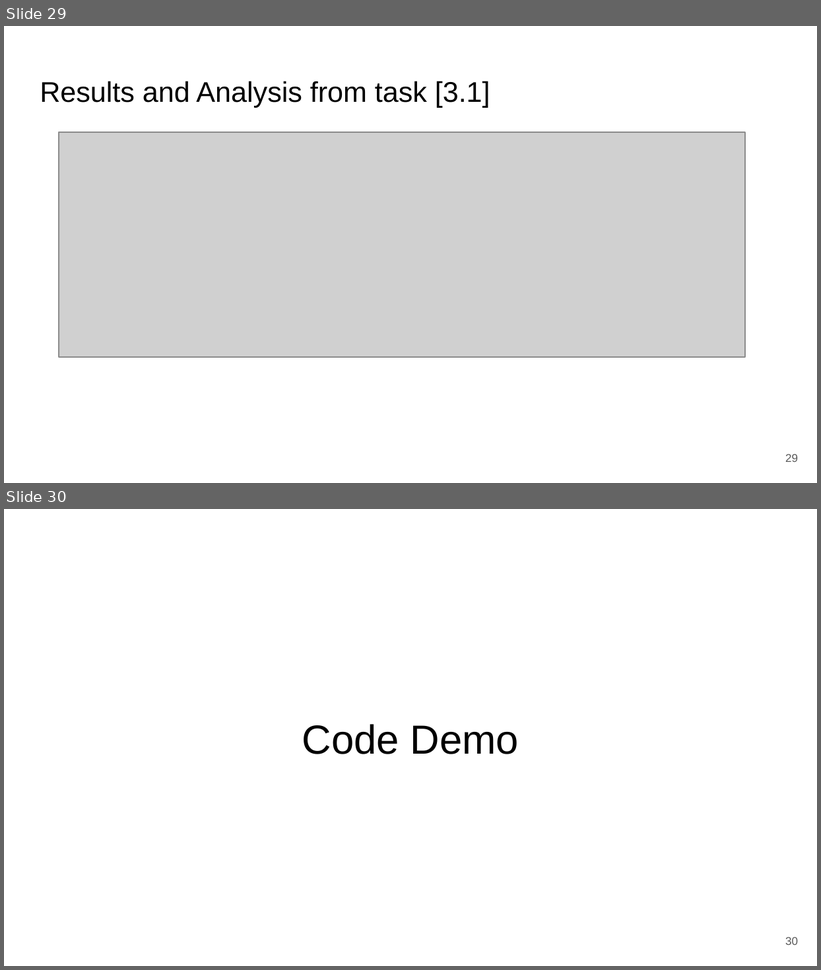
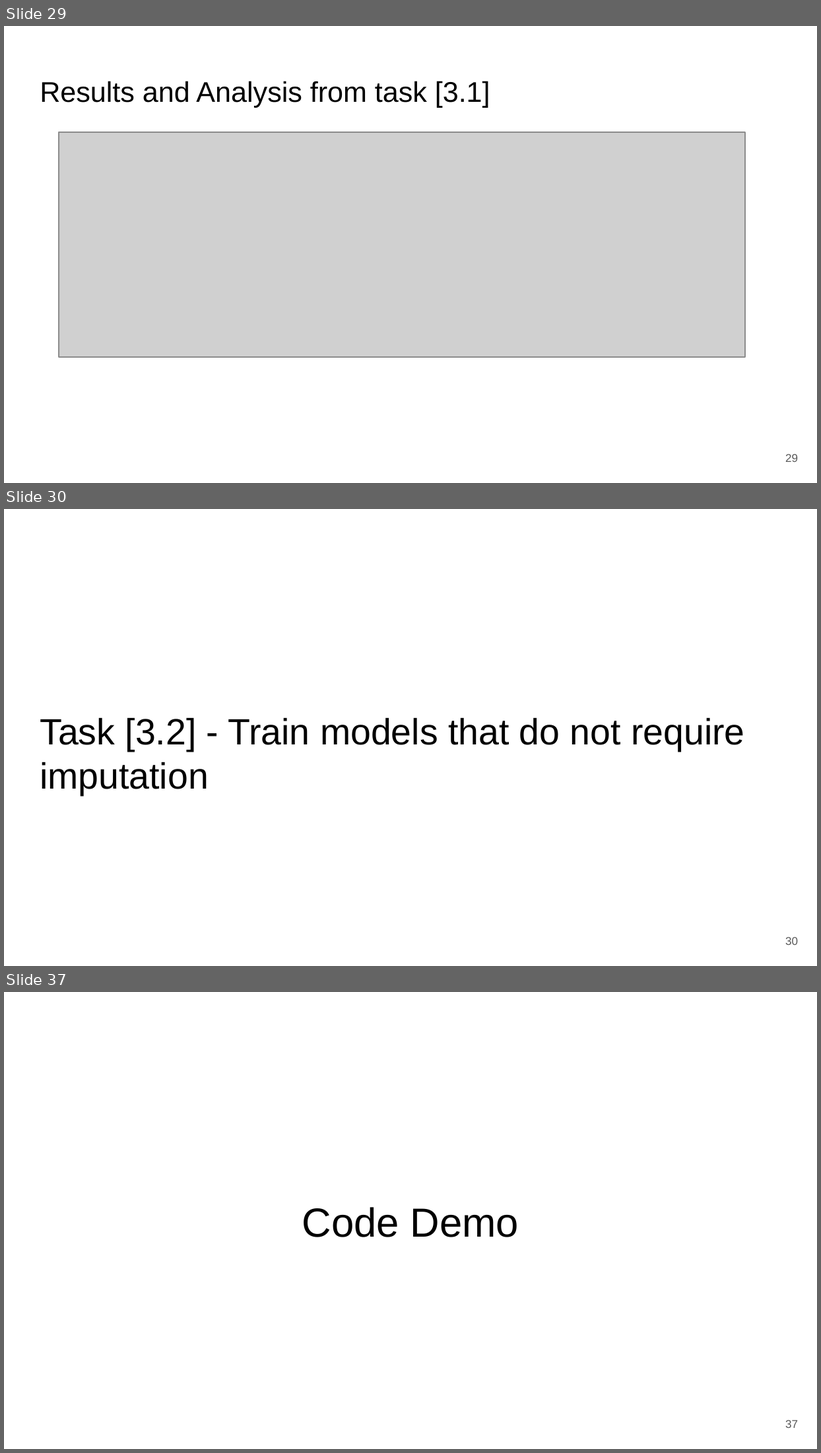
Before and after one commit to zepedrocosta/AA-Projeto2, a slide deck: Slides.pptx. Shown one above the other, each under a label of ours: slides 29 and 30 before the commit, slides 29, 30 and 37 after it; the slides between them are not shown. The pictures are 821x970 and 821x1453 pixels, drawn with LibreOffice and Linux fonts; fonts in the diff are those of the drawing; grey boxes stand for pictures. Boxes give left, top, right and bottom in pixels: in the first picture for what was removed or moved away, otherwise in the second. Text is boxed around its words. In the diff, an @@ line names an element or a change of style, - is before the commit and + after.

Commit message:
task 3.3 documentation

```diff
--- a/Slides.pptx
+++ b/Slides.pptx
@@ slide 30 added at bbox=[4, 509, 817, 966], background #FFFFFF @@
@@ title added at bbox=[40, 718, 745, 795], 32.4 pt, text #000000 @@
+Task [3.2] - Train models that do not require imputation
@@ page number added at bbox=[785, 937, 798, 945], 10 pt, text #595959 @@
+30
@@ what was slide 30 is now slide 37 @@
@@ page number at bbox=[785, 1420, 798, 1428]: text changed @@
-30
+37
```
Also in this commit, not shown: 6 other slides added, 1 other file.
